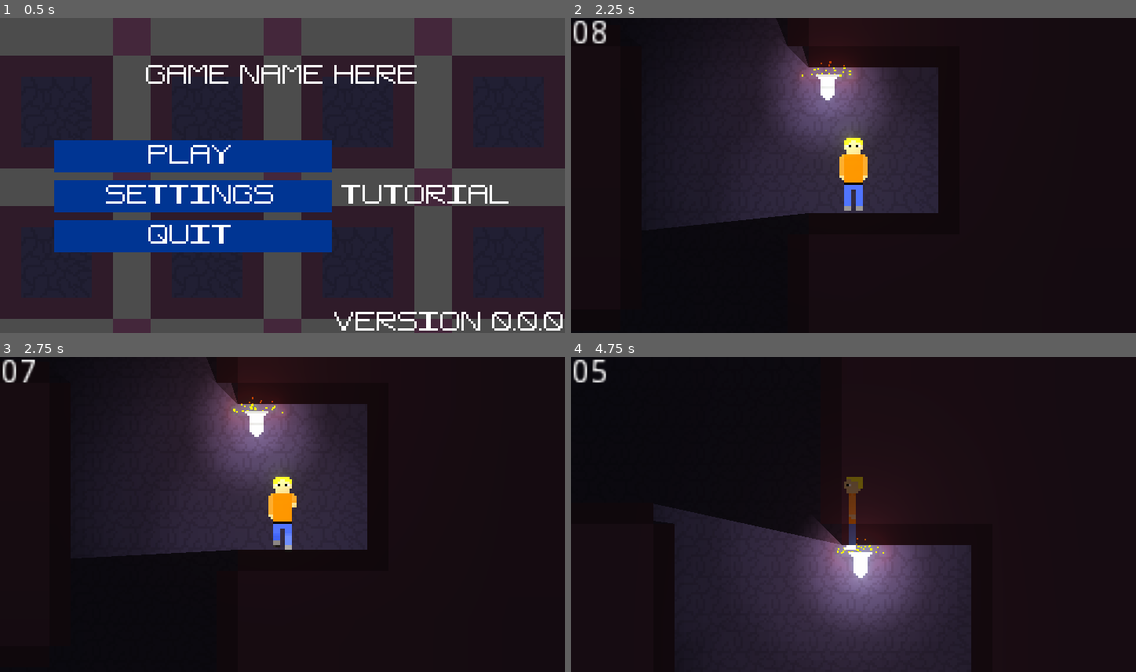
Above: before the commit, frames 1-4 (two rows, left to right).
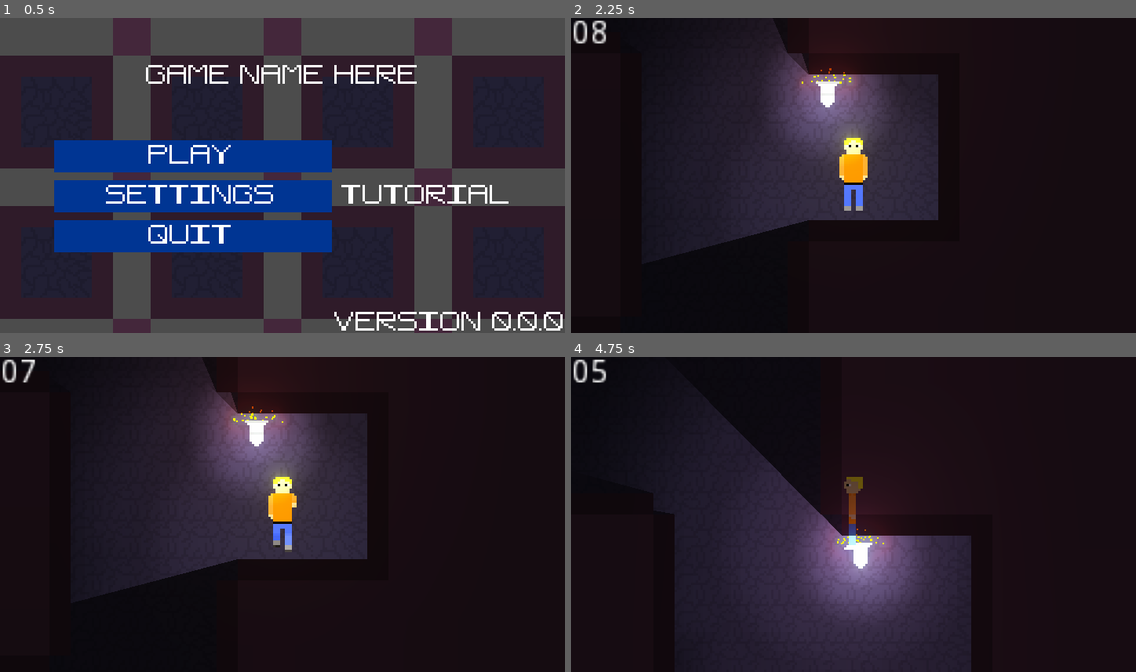
Above: after the commit, the same moments.

Repository: CMDR-Piboy314/Ludum-Dare-51
Game: Godot game, scene res://scn/UI/mainMenu.tscn
The game is run twice, just before and just after one commit, with the same random seed, the same clock (stepped at 60 frames per second) and the same inputs.
Inputs:
- Up to frame 1 (0.5 s): no input
- Up to frame 2 (2.25 s): click "PLAY" at 0.5 s; hold D (move_right) 1.28-2.03 s; hold S (move_down) from 2.03 s (still down)
- Up to frame 3 (2.75 s): keep holding S (move_down)
- Up to frame 4 (4.75 s): release S (move_down) at 2.78 s; hold D (move_right) 2.78-3.53 s; hold W (move_up) 3.53-4.28 s; hold A (move_left) from 4.28 s (still down)

Frame 1 is identical in both runs. In frame 2, 2.8% of the frame differs, in the area x 16-65%, y 3-76%; in frame 3, 3.9%; in frame 4, 6.5%, in the area x 16-71%, y 17-75%.

Commit message:
Changed player's collision box

Diff:
--- a/scn/ent/Player.tscn
+++ b/scn/ent/Player.tscn
@@ -6,7 +6,7 @@
 [ext_resource path="res://res/img/light.png" type="Texture" id=4]
 
 [sub_resource type="RectangleShape2D" id=1]
-extents = Vector2( 5, 1 )
+extents = Vector2( 5, 5 )
 
 [sub_resource type="OpenSimplexNoise" id=2]
 seed = -1133940707
--- /dev/null
+++ b/src/ui/QuitBtn.gd
@@ -0,0 +1,4 @@
+extends Button
+
+func _on_QuitBtn_pressed():
+	get_tree().quit()
